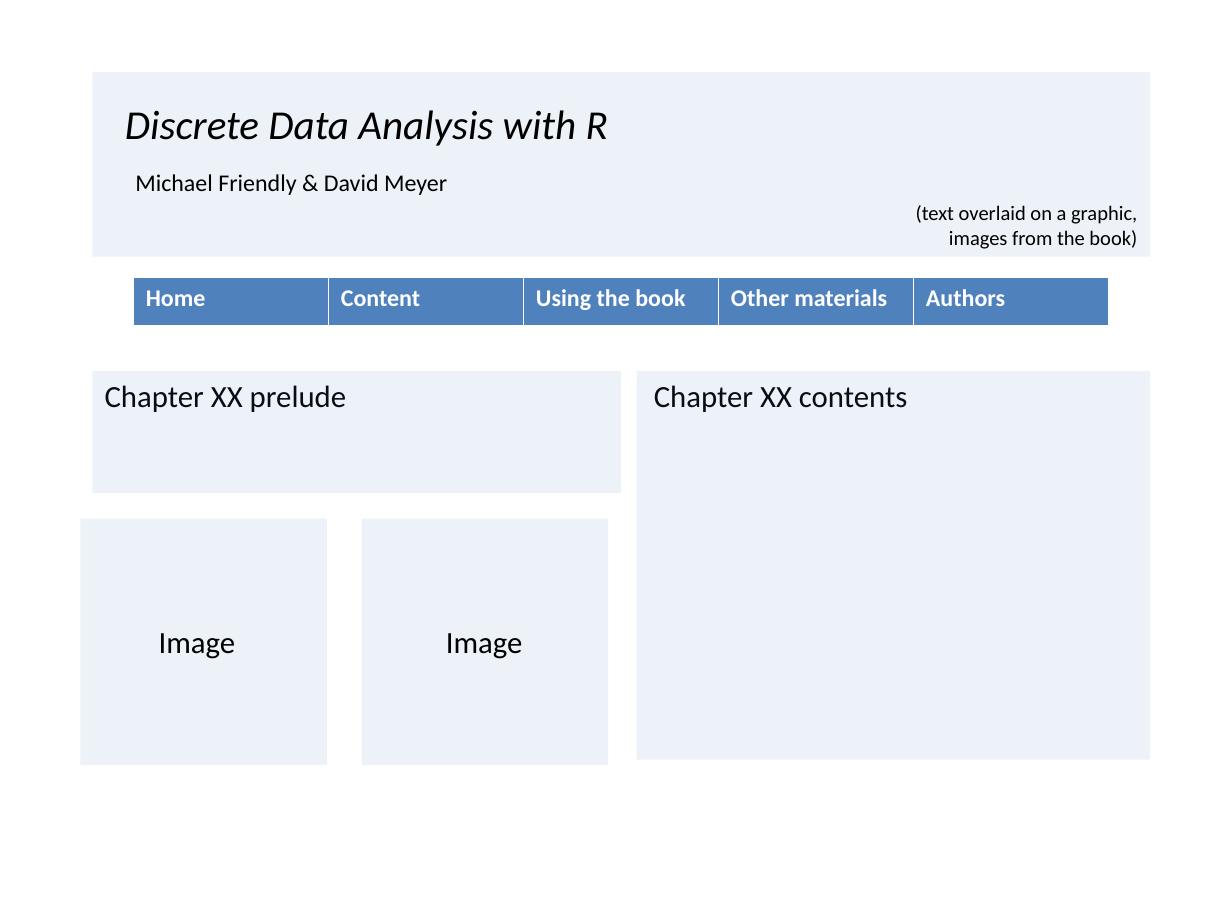
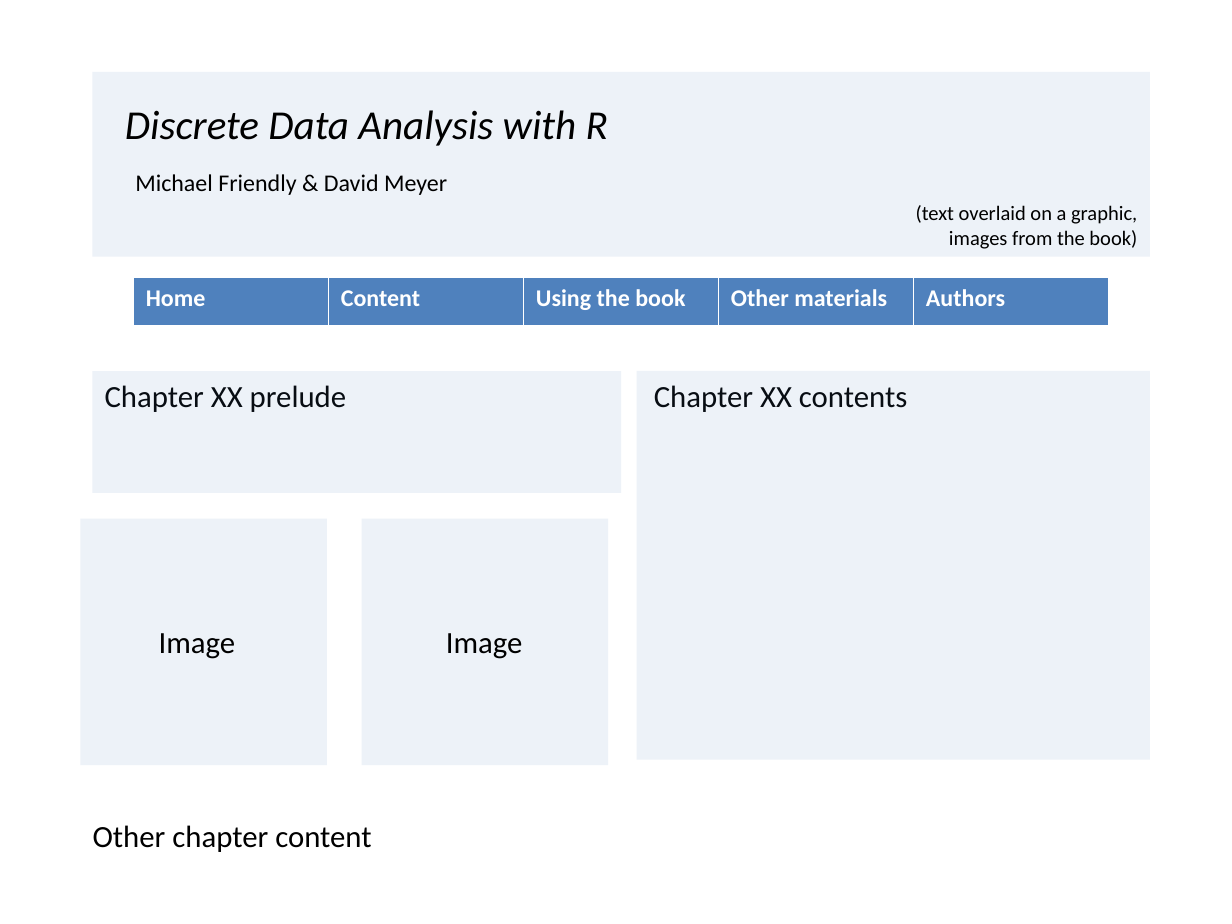
Before and after one commit to friendly/VCDR, a slide deck: slide 2 of Web/DDAR-web-mockup.pptx. Drawn at 1232x924 pixels with LibreOffice and Linux fonts; fonts in the diff are those of the drawing. Boxes give left, top, right and bottom in pixels: in the first picture for what was removed or moved away, otherwise in the second. Text is boxed around its words. In the diff, an @@ line names an element or a change of style, - is before the commit and + after.

```diff
--- a/Web/DDAR-web-mockup.pptx
+++ b/Web/DDAR-web-mockup.pptx
@@ text added at bbox=[93, 825, 371, 852], 18 pt, text #000000 @@
+Other chapter content
```
Also in this commit, not shown: 1 other slide changed, 1 other file.
